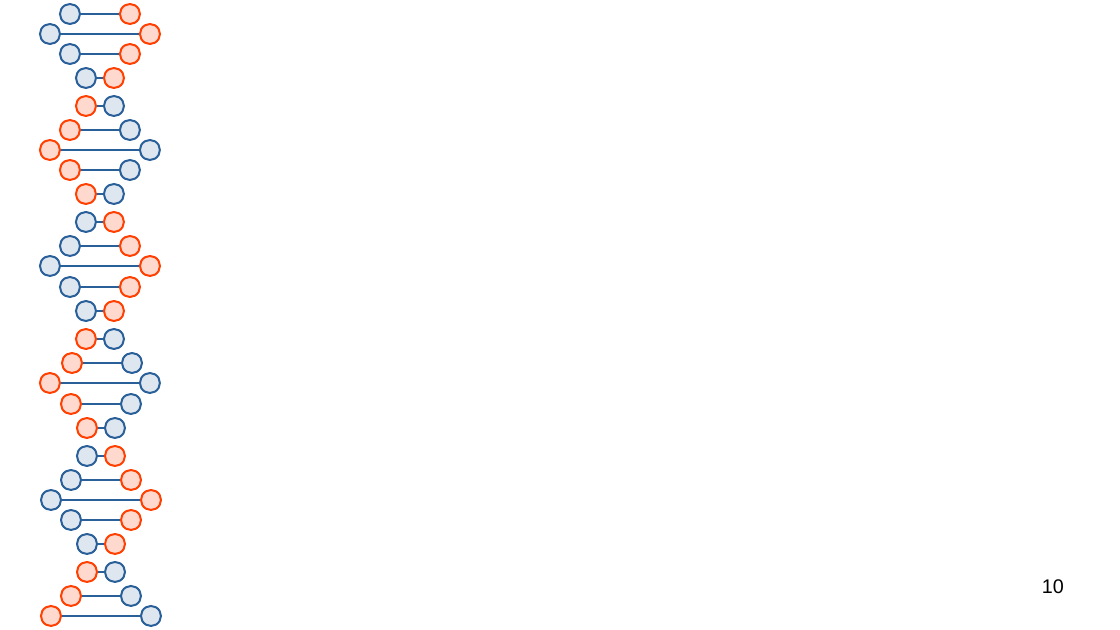
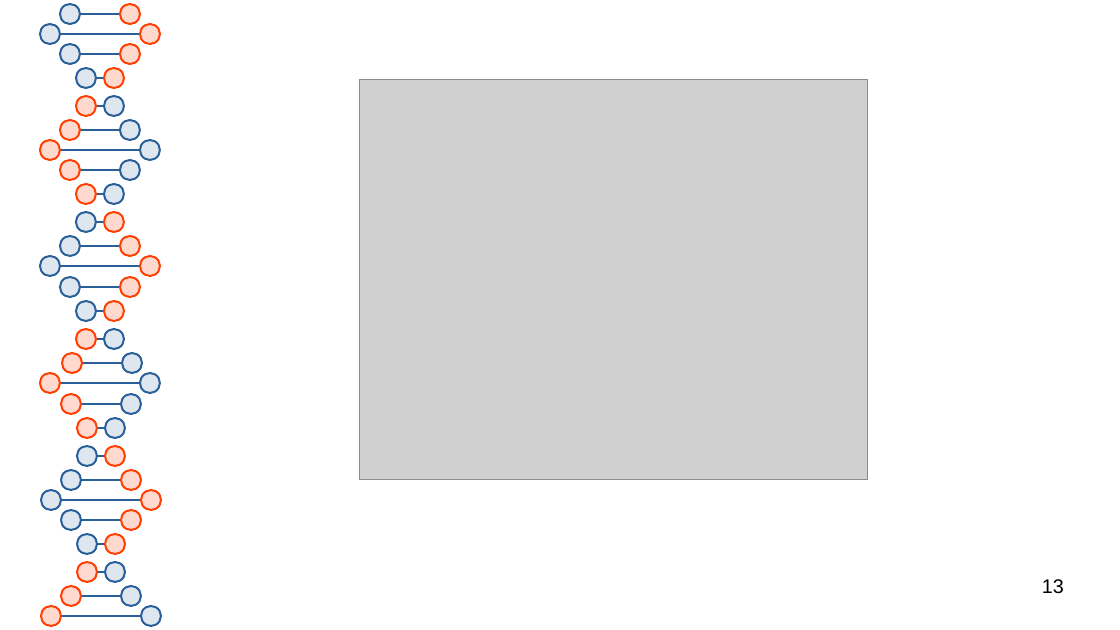
Before and after one commit to thash-jkr/Schrodinger-PINN, a slide deck: slide 13 of meeting/presentation-7_07-04-2025.odp (slide 10 before the commit). Drawn at 1120x630 pixels with LibreOffice and Linux fonts; fonts in the diff are those of the drawing; grey boxes stand for pictures. Boxes give left, top, right and bottom in pixels: in the first picture for what was removed or moved away, otherwise in the second. Text is boxed around its words. In the diff, an @@ line names an element or a change of style, - is before the commit and + after.

```diff
--- a/meeting/presentation-7_07-04-2025.odp
+++ b/meeting/presentation-7_07-04-2025.odp
@@ picture added at [360,80,867,481] @@
@@ page number at [1042,579,1064,594]: text changed @@
-10
+13
```
Also in this commit, not shown: 4 other slides changed, 6 slides added, 8 slides removed.
